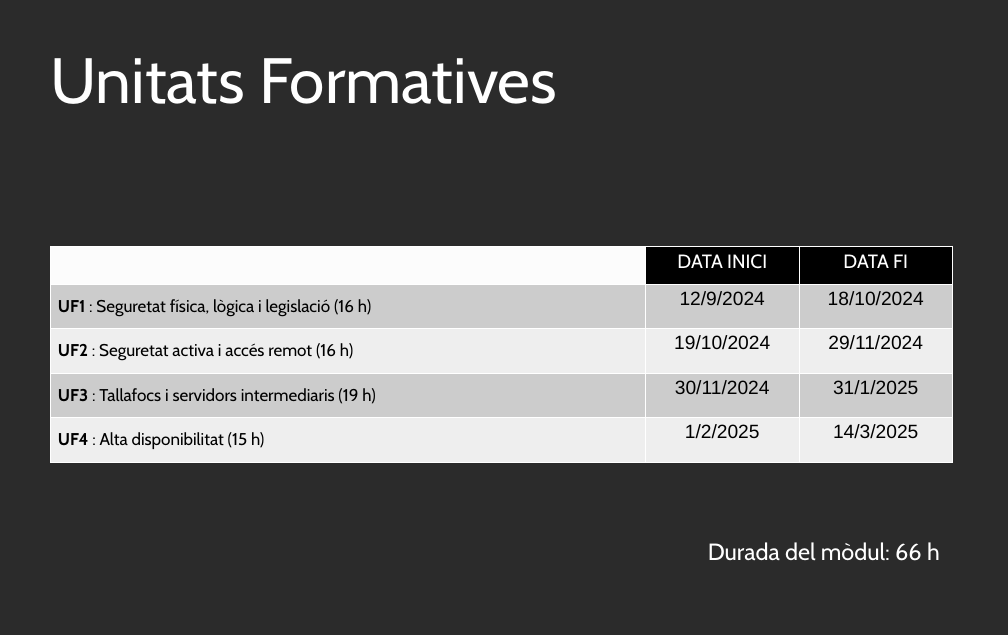
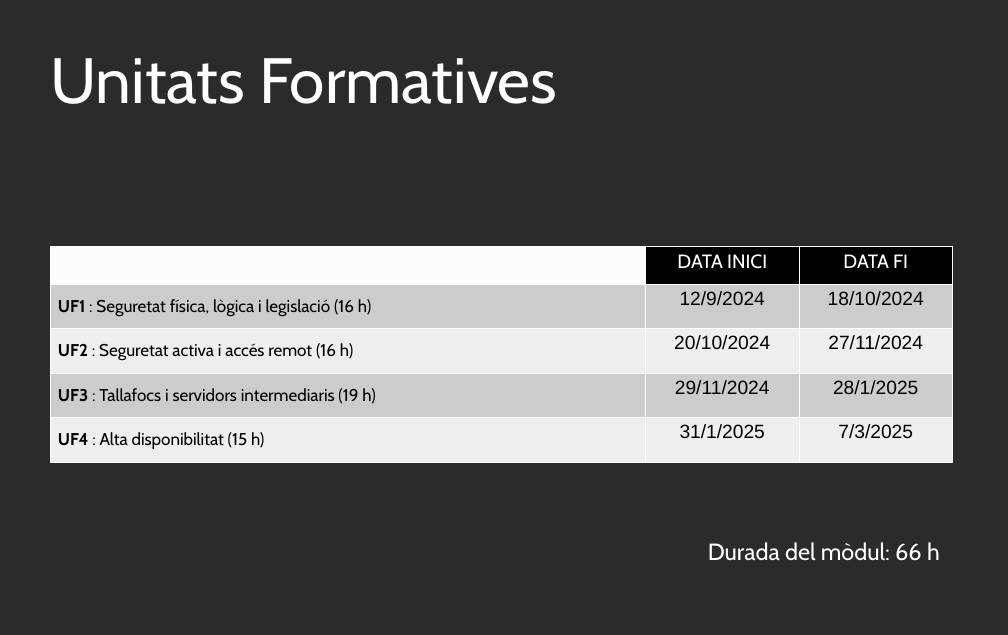
Before and after one commit to xbaubes/xbaubes, a slide deck: slide 4 of Presentacions/[ASIX-MP11] Seguretat i alta disponibilitat.odp. Drawn at 1008x635 pixels with LibreOffice and Linux fonts; fonts in the diff are those of the drawing; background and template pictures are left out; a plain dark background stands for a picture behind light text. Boxes give left, top, right and bottom in pixels: in the first picture for what was removed or moved away, otherwise in the second. Text is boxed around its words. In the diff, an @@ line names an element or a change of style, - is before the commit and + after.

```diff
--- a/Presentacions/[ASIX-MP11] Seguretat i alta disponibilitat.odp
+++ b/Presentacions/[ASIX-MP11] Seguretat i alta disponibilitat.odp
@@ table at <box>51,246,953,462</box> @@
-row 3, column 2: 19/10/2024
+row 3, column 2: 20/10/2024
-row 3, column 3: 29/11/2024
+row 3, column 3: 27/11/2024
-row 4, column 2: 30/11/2024
+row 4, column 2: 29/11/2024
-row 4, column 3: 31/1/2025
+row 4, column 3: 28/1/2025
-row 5, column 2: 1/2/2025
+row 5, column 2: 31/1/2025
-row 5, column 3: 14/3/2025
+row 5, column 3: 7/3/2025
```
Also in this commit, not shown: 3 other files.
